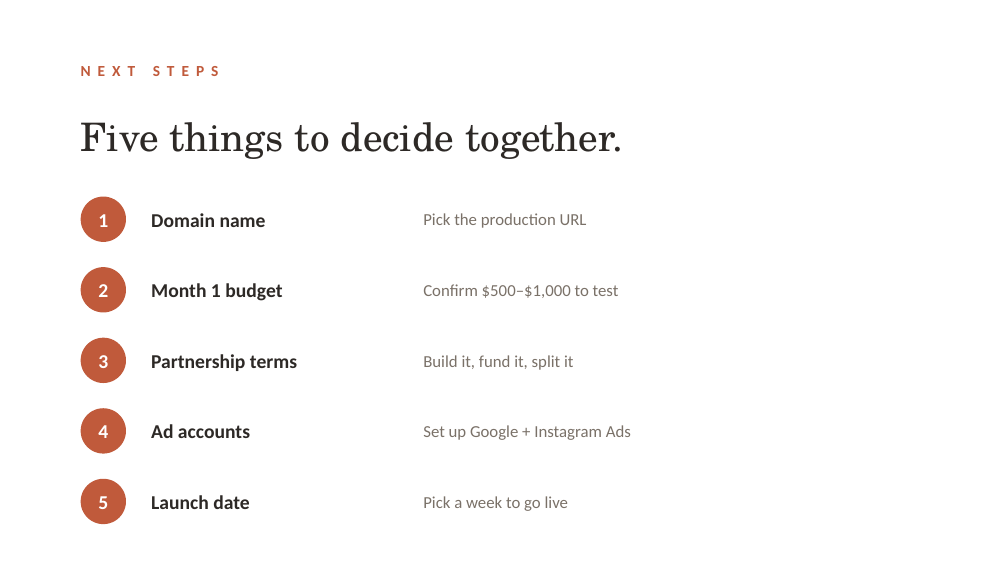
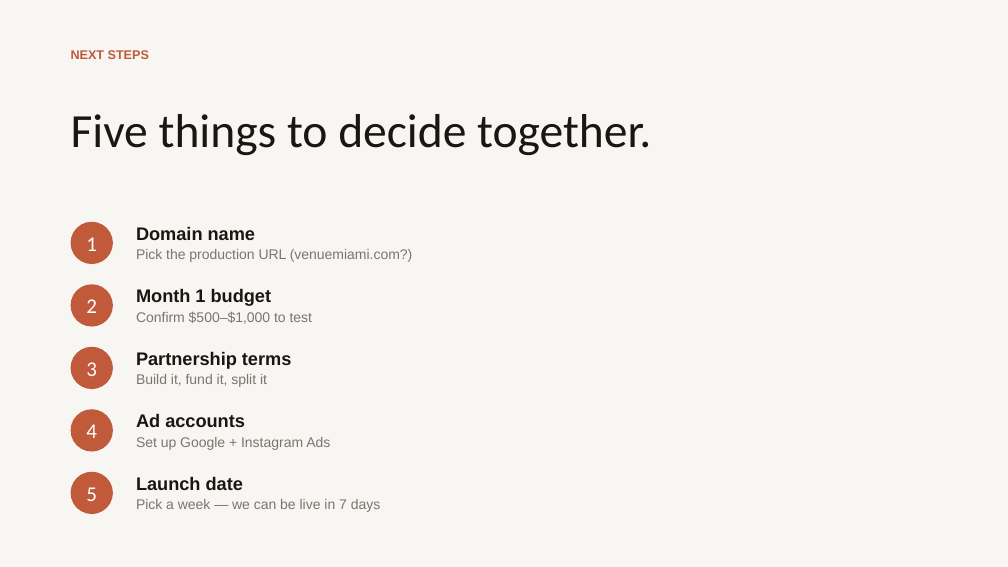
Before and after one commit to georgchimion-oss/venue, a slide deck: slide 14 of docs/VENUE-Business-Plan.pptx (slide 12 before the commit). Drawn at 1008x567 pixels with LibreOffice and Linux fonts; fonts in the diff are those of the drawing. Boxes give left, top, right and bottom in pixels: in the first picture for what was removed or moved away, otherwise in the second. Text is boxed around its words. In the diff, an @@ line names an element or a change of style, - is before the commit and + after.

```diff
--- a/docs/VENUE-Business-Plan.pptx
+++ b/docs/VENUE-Business-Plan.pptx
@@ background #FFFFFF to #F8F6F2 @@
@@ text "NEXT STEPS": place and size @@
-text "NEXT STEPS" at <box>81,50,927,91</box>
+text "NEXT STEPS" at <box>71,50,149,59</box>
@@ text "NEXT STEPS" at <box>71,50,149,59</box>: size 11 to 9 pt, font Calibri to Arial, letter spacing 5 to 0 pt @@
@@ text "Five things to decide together.": place and size @@
-text "Five things to decide together." at <box>81,122,623,159</box>
+text "Five things to decide together." at <box>71,114,651,155</box>
@@ text "Five things to decide together." at <box>71,114,651,155</box>: size 28 to 34 pt, font TeX Gyre Schola to Calibri, text colour #2D2926 to #1A1612 @@
@@ size 14 to 15 pt, bold off in 5 elements at <box>86,424,97,438</box>, <box>86,362,97,376</box>, <box>86,487,97,501</box>, <box>86,299,97,313</box>, <box>86,237,97,251</box> @@
@@ text "1": place and size @@
-text "1" at <box>98,214,108,227</box>
+text "1" at <box>86,237,97,251</box>
@@ ellipse: place and size @@
-ellipse at <box>81,197,126,242</box>
+ellipse at <box>71,222,113,264</box>
@@ text "Domain name": place and size @@
-text "Domain name" at <box>151,213,266,227</box>
+text "Domain name" at <box>136,226,255,240</box>
@@ text at <box>136,249,413,262</box>: text changed; size 12 to 10 pt; font Calibri to Arial; text colour #7A7168 to #7A756F @@
-Pick the production URL
+Pick the production URL (venuemiami.com?)
@@ text "2": place and size @@
-text "2" at <box>98,284,108,297</box>
+text "2" at <box>86,299,97,313</box>
@@ ellipse: place and size @@
-ellipse at <box>81,267,126,312</box>
+ellipse at <box>71,284,113,327</box>
@@ text "Month 1 budget": place and size @@
-text "Month 1 budget" at <box>151,283,282,301</box>
+text "Month 1 budget" at <box>136,288,271,306</box>
@@ size 12 to 10 pt, font Calibri to Arial, text colour #7A7168 to #7A756F in 3 elements at <box>136,437,330,450</box>, <box>136,374,267,387</box>, <box>136,312,312,324</box> @@
@@ text "Confirm $500–$1,000 to test": place and size @@
-text "Confirm $500–$1,000 to test" at <box>423,284,619,298</box>
+text "Confirm $500–$1,000 to test" at <box>136,312,312,324</box>
@@ text "3": place and size @@
-text "3" at <box>98,355,108,368</box>
+text "3" at <box>86,362,97,376</box>
@@ ellipse: place and size @@
-ellipse at <box>81,338,126,383</box>
+ellipse at <box>71,347,113,389</box>
@@ text "Partnership terms": place and size @@
-text "Partnership terms" at <box>151,354,297,371</box>
+text "Partnership terms" at <box>136,351,291,369</box>
@@ text "Build it, fund it, split ...": place and size @@
-text "Build it, fund it, split ..." at <box>423,355,573,370</box>
+text "Build it, fund it, split ..." at <box>136,374,267,387</box>
@@ text "4": place and size @@
-text "4" at <box>98,425,108,438</box>
+text "4" at <box>86,424,97,438</box>
@@ ellipse: place and size @@
-ellipse at <box>81,408,126,454</box>
+ellipse at <box>71,409,113,452</box>
@@ text "Ad accounts": place and size @@
-text "Ad accounts" at <box>151,424,250,438</box>
+text "Ad accounts" at <box>136,413,245,427</box>
@@ text "Set up Google + Instagram ...": place and size @@
-text "Set up Google + Instagram ..." at <box>423,425,631,440</box>
+text "Set up Google + Instagram ..." at <box>136,437,330,450</box>
@@ text "5": place and size @@
-text "5" at <box>98,496,108,509</box>
+text "5" at <box>86,487,97,501</box>
@@ ellipse: place and size @@
-ellipse at <box>81,479,126,524</box>
+ellipse at <box>71,472,113,514</box>
@@ size 14 to 13 pt, font Calibri to Arial, text colour #2D2926 to #1A1612 in 5 elements at <box>136,351,291,369</box>, <box>136,288,271,306</box>, <box>136,413,245,427</box>, <box>136,226,255,240</box>, <box>136,476,243,490</box> @@
@@ text "Launch date": place and size @@
-text "Launch date" at <box>151,495,249,509</box>
+text "Launch date" at <box>136,476,243,490</box>
@@ text added at <box>136,499,381,512</box>, 10 pt, text #7A756F @@
+Pick a week — we can be live in 7 days
@@ text removed at <box>423,496,568,511</box> @@
-Pick a week to go live
```
Also in this commit, not shown: 11 other slides changed, 3 slides added, 1 slide removed, 34 other files.
